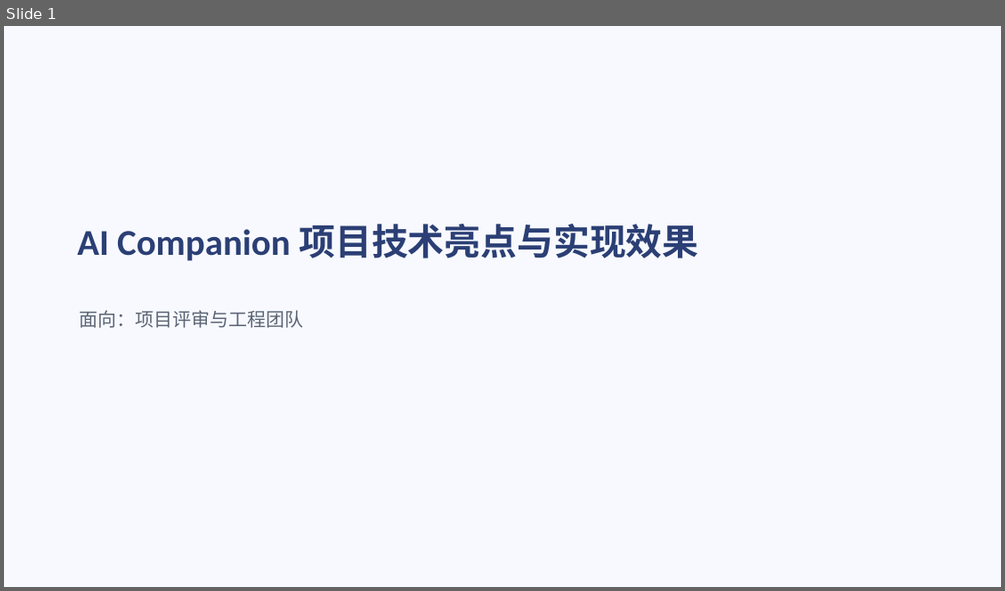
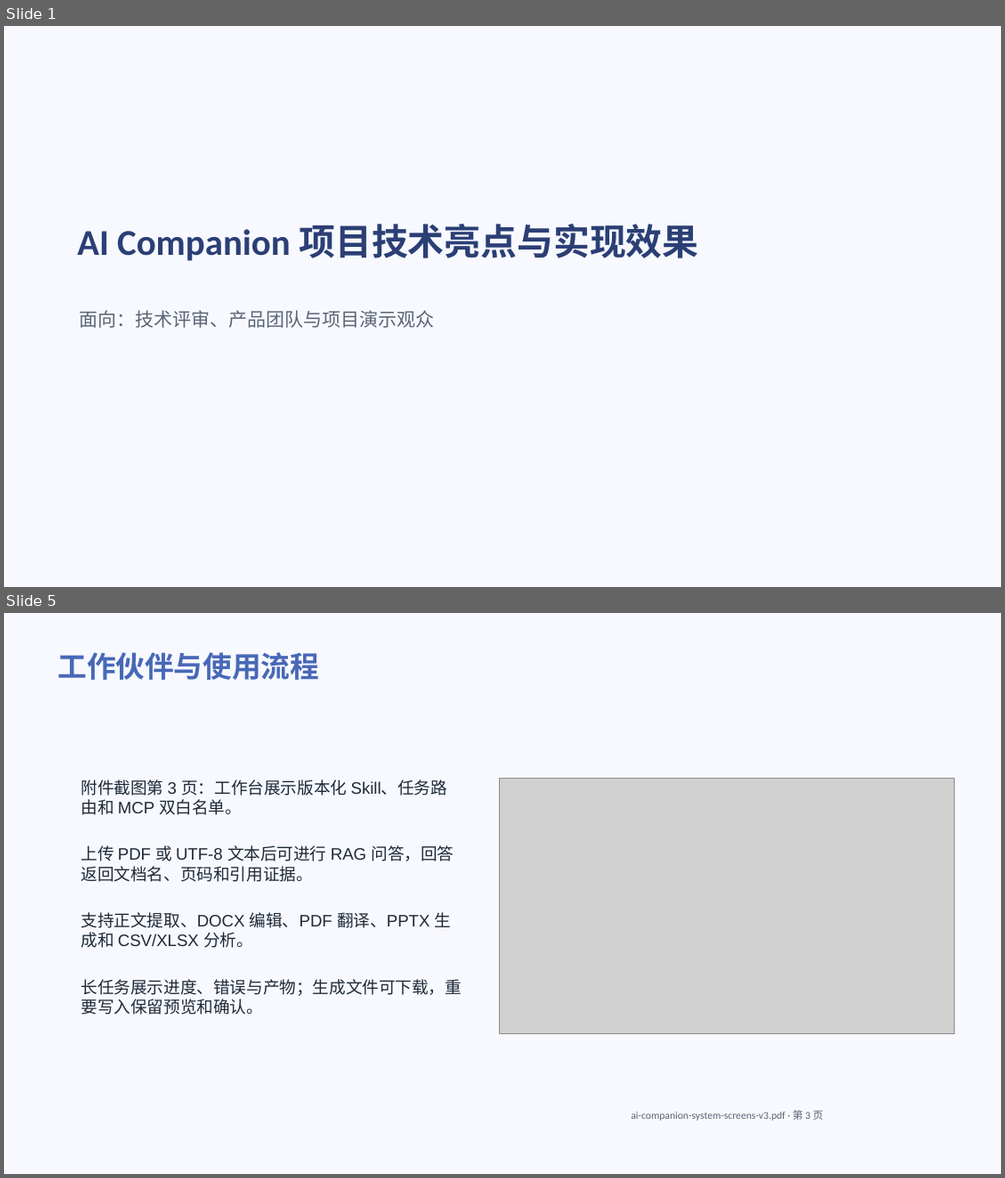
Before and after one commit to bamboo-ye/ai-companion, a slide deck: docs/demo/ai-companion-overview.pptx. Shown one above the other, each under a label of ours: slide 1 before the commit, slides 1 and 5 after it; the slides between them are not shown. The pictures are 1005x591 and 1005x1178 pixels, drawn with LibreOffice and Linux fonts; fonts in the diff are those of the drawing; grey boxes stand for pictures. Boxes give left, top, right and bottom in pixels: in the first picture for what was removed or moved away, otherwise in the second. Text is boxed around its words. In the diff, an @@ line names an element or a change of style, - is before the commit and + after.

Commit message:
docs: add RAG-enriched system demo deck

```diff
--- a/docs/demo/ai-companion-overview.pptx
+++ b/docs/demo/ai-companion-overview.pptx
@@ slide 5 added at box(4, 613, 1001, 1174), background #F7F9FF @@
@@ title added at box(57, 652, 319, 680), 28 pt, text #4868B7, bold @@
+工作伙伴与使用流程
@@ text added at box(81, 779, 448, 815), 16 pt, text #1F2937 @@
+附件截图第 3 页：工作台展示版本化 Skill、任务路由和 MCP 双白名单。
@@ picture added at box(500, 779, 955, 1034) @@
@@ text added at box(81, 845, 453, 882), 16 pt, text #1F2937 @@
+上传 PDF 或 UTF-8 文本后可进行 RAG 问答，回答返回文档名、页码和引用证据。
@@ text added at box(81, 912, 452, 948), 16 pt, text #1F2937 @@
+支持正文提取、DOCX 编辑、PDF 翻译、PPTX 生成和 CSV/XLSX 分析。
@@ text added at box(81, 979, 461, 1014), 16 pt, text #1F2937 @@
+长任务展示进度、错误与产物；生成文件可下载，重要写入保留预览和确认。
@@ text added at box(631, 1110, 824, 1120), 10 pt, text #5B6474 @@
+ai-companion-system-screens-v3.pdf · 第 3 页
@@ slide 1 changed as well @@
@@ subtitle at box(80, 310, 435, 328): text changed @@
-面向：项目评审与工程团队
+面向：技术评审、产品团队与项目演示观众
```
Also in this commit, not shown: 6 other slides added, 6 slides removed, 11 other files.
